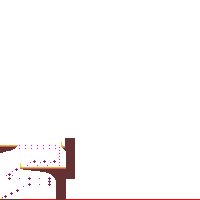
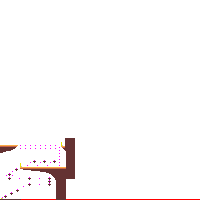
Layered file, before and after one edit (200x200). Changes by layer:
painted on "Background" over [20, 145, 51, 149]
